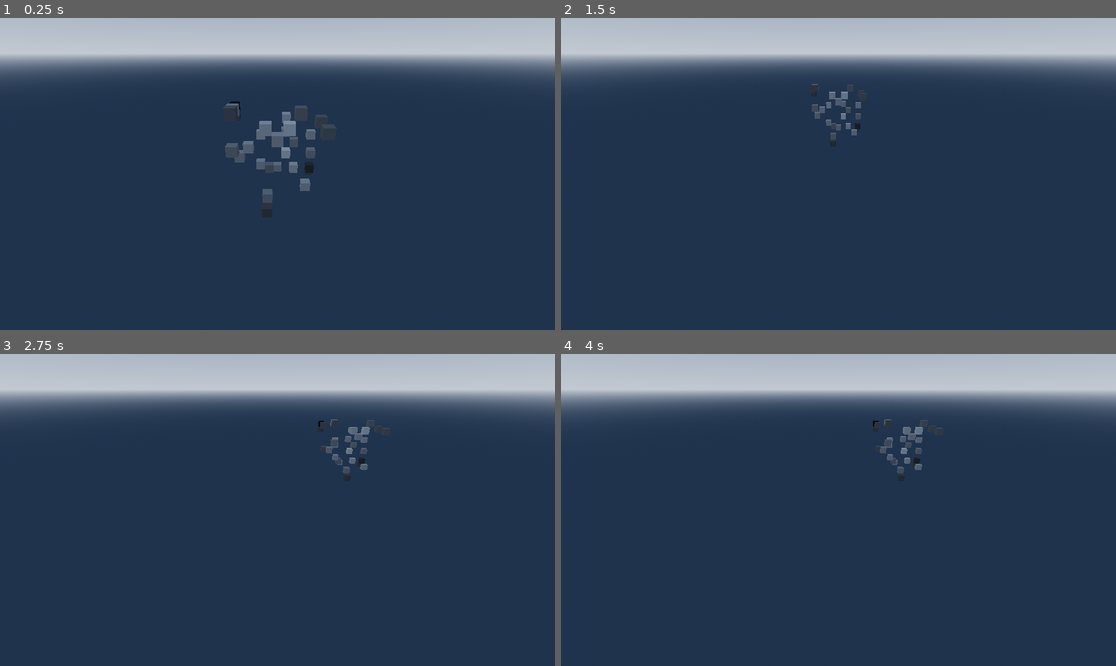
Above: before the commit, frames 1-4 (two rows, left to right).
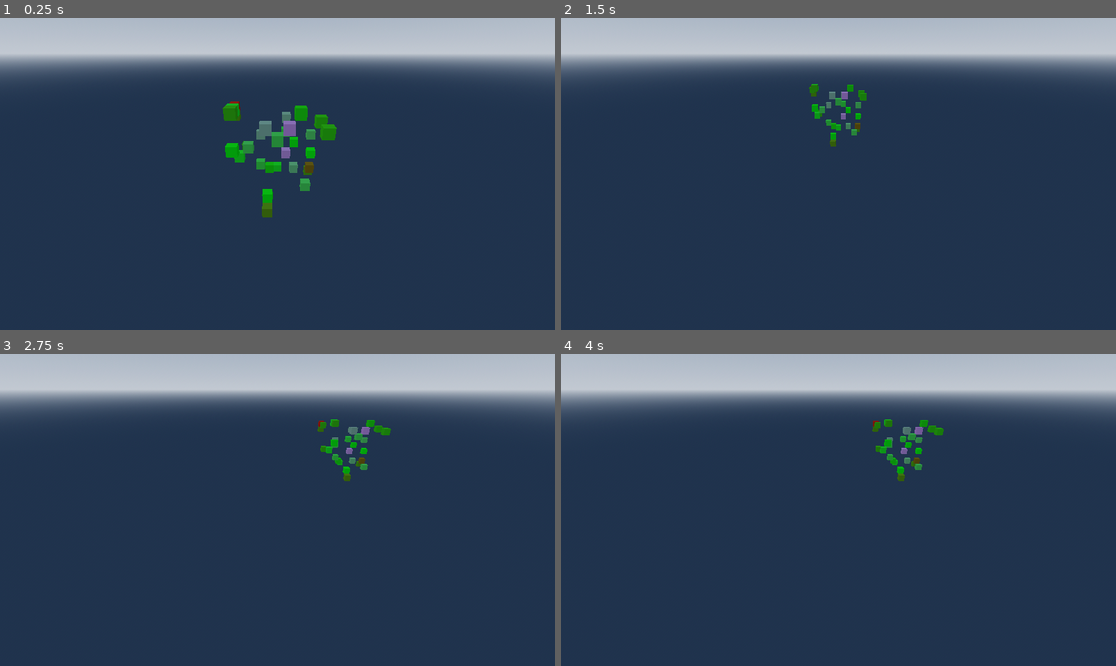
Above: after the commit, the same moments.

Repository: esterlein/waveworm-view
Game: Godot game, scene res://scenes/space.tscn
The game is run twice, just before and just after one commit, with the same random seed, the same clock (stepped at 60 frames per second) and the same inputs.
Inputs (mouse positions are in pixels of both pictures, inside the frame that each line leads up to):
- Up to frame 1 (0.25 s): no input
- Up to frame 2 (1.5 s): move the mouse to (960, 158) at 0.52 s; hold S (cam_backward) 0.53-1.28 s; move the mouse to (727, 189) at 1.27 s; tap W (cam_forward) at 1.35 s
- Up to frame 3 (2.75 s): tap Enter at 2 s; move the mouse to (333, 441) at 2.02 s; hold A (cam_left) from 2.03 s (still down)
- Up to frame 4 (4 s): move the mouse to (810, 572) at 2.77 s; release A (cam_left) at 2.78 s; tap Middle mouse button (cam_move) at 2.85 s; move the mouse to (1005, 556) at 3.52 s; hold D (cam_right) from 3.53 s (still down)

The runs differ from the first frame. In frame 1, 1.7% of the frame differs, in the area x 40-61%, y 26-64%; in frame 2, 0.5%; in frame 3, 0.6%; in frame 4, 0.6%.

Commit message:
add cube color

Diff:
--- a/scripts/form/fcube.gd
+++ b/scripts/form/fcube.gd
@@ -6,9 +6,9 @@
 var alpha: float = 1.
 
 
-func _init(value: float):
+func _init(value: float, color: Color):
 	var mat := StandardMaterial3D.new()
-	mat.albedo_color = Color(value, value, value, alpha)
+	mat.albedo_color = color
 	self.mesh = BoxMesh.new()
 	self.mesh.material = mat
 
--- a/scripts/form/form.gd
+++ b/scripts/form/form.gd
@@ -47,7 +47,7 @@
 				if is_nan(val):
 					continue
 
-				var fcube := FCube.new(val)
+				var fcube := FCube.new(val, gradient.sample(val))
 				var offset := Vector3(mtx.dims().x / 2.0, mtx.dims().y / 2.0, mtx.dims().z / 2.0)
 				fcube.position = Vector3(pos) - offset
 
